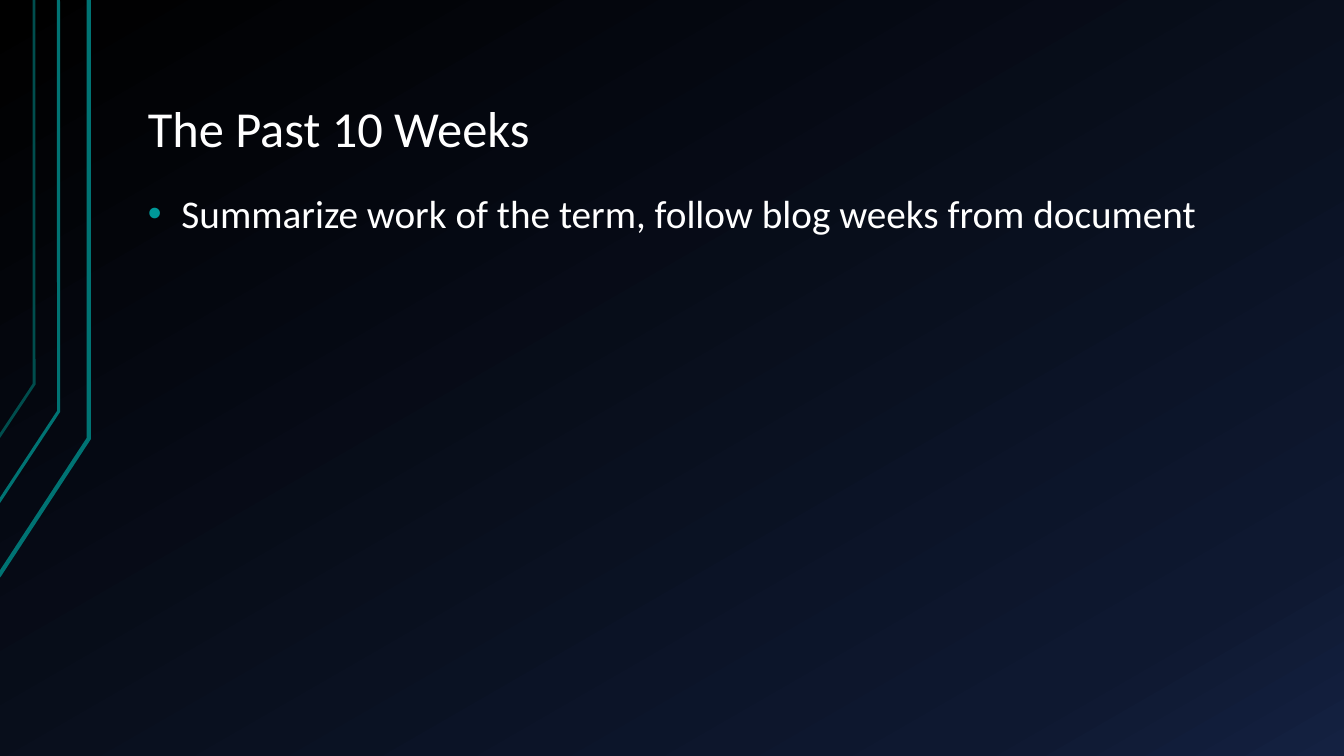
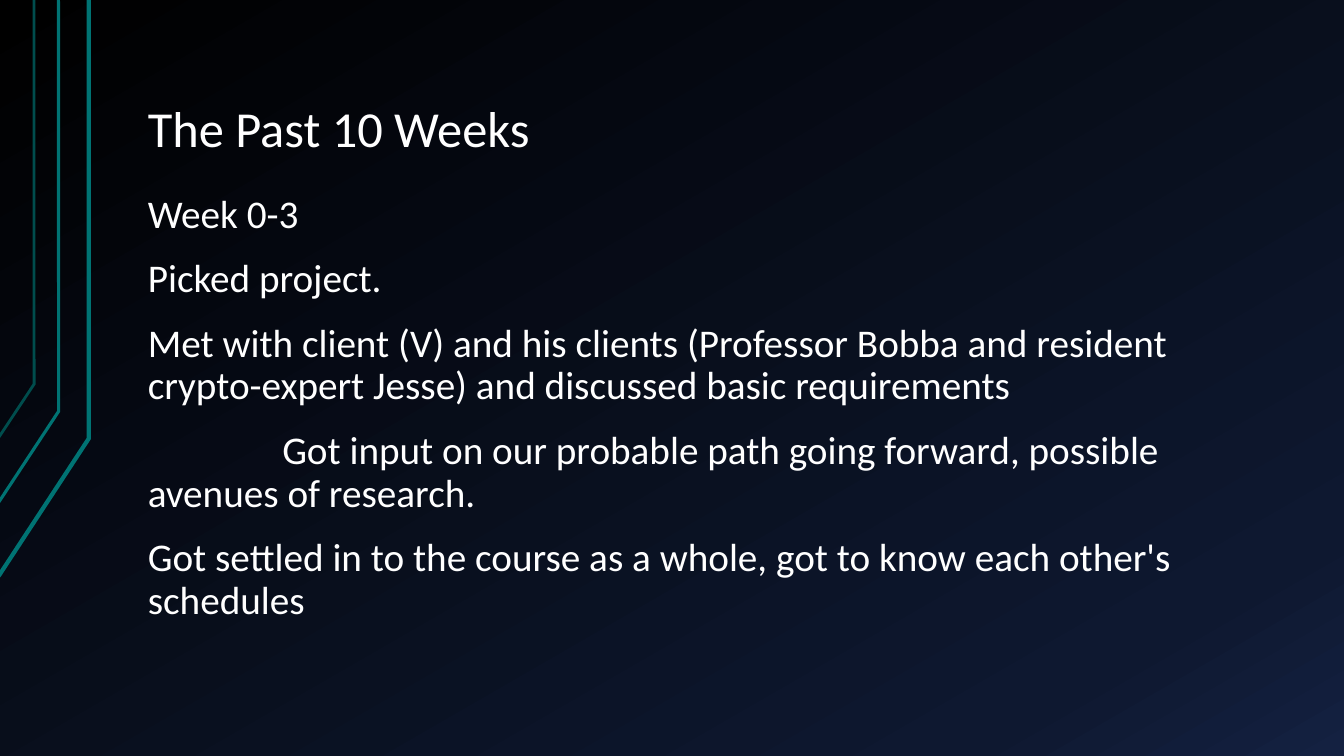
Before and after one commit to giacoppd/Security-For-Robotics, a slide deck: slide 10 of docs/progress_report/progress_report.pptx. Drawn at 1344x756 pixels with LibreOffice and Linux fonts; fonts in the diff are those of the drawing. Boxes give left, top, right and bottom in pixels: in the first picture for what was removed or moved away, otherwise in the second. Text is boxed around its words. In the diff, an @@ line names an element or a change of style, - is before the commit and + after.

```diff
--- a/docs/progress_report/progress_report.pptx
+++ b/docs/progress_report/progress_report.pptx
@@ text at [148, 200, 1170, 615]: text changed @@
-• Summarize work of the term, follow blog weeks from document
+Week 0-3
+Picked project.
+Met with client (V) and his clients (Professor Bobba and resident crypto-expert Jesse) and discussed basic requirements
+Got input on our probable path going forward, possible avenues of research.
+Got settled in to the course as a whole, got to know each other's schedules
```
Also in this commit, not shown: 2 other slides changed, 1 slide added.
